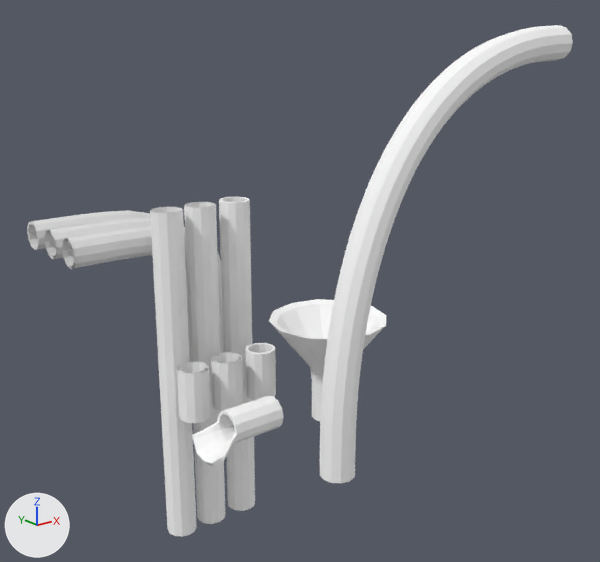
The FBX model Assets/Models/TubeSections.fbx as it was, and as the next commit left it.
Both versions are drawn from a camera (50 mm lens) standing at (-16.0, -83.1, 50.7) and looking at (58.9, 10.5, 13.3). Every picture has the same lights, and +X, +Y and +Z are marked at lower left. Where no turn or scale is listed for an object, it has been applied to the vertices.

Objects in the first picture: 'Tube 90 Degrees Capped', 'Tube 90 Degrees Half Capped', 'Tube 90 Degrees No Caps', 'TubeEntry', 'TubeEntryExit', 'TubeFunnel', 'TubeStraightLongCapped', 'TubeStraightLongHalfCapped', 'TubeStraightLongNoCaps', 'TubeStraightShortCapped', 'TubeStraightShortHalfCapped', 'TubeStraightShortNoCaps'.
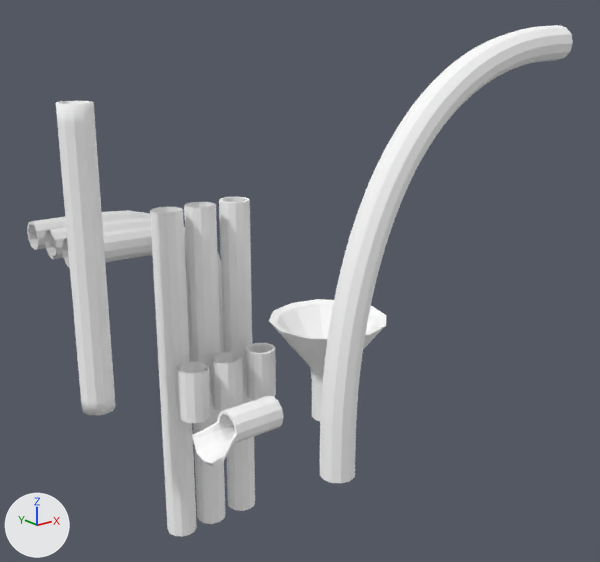
Commit message: Added bendy tubes.

Changed parts and their boxes [x1, y1, x2, y2] in the pictures (600 x 562 px):
'FlexiTube', added: after [56, 101, 116, 416]

Diff of the bpy script that builds the scene:
```diff
--- a/Assets/Models/TubeSections.fbx.py
+++ b/Assets/Models/TubeSections.fbx.py
@@ me_flexitube @@
+me_flexitube.from_pydata(...)  # 456 vertices, 456 faces; spans x -2.3..2.3, y -2.3..2.3, z 0.0..41.2
+me_flexitube.materials.append(mat_outerhammyball)  # its picture is missing
@@ ob_flexitube @@
+ob_flexitube = bpy.data.objects.new('FlexiTube', me_flexitube)
+ob_flexitube.location = (27.3, 15.2, 0.0)
```
